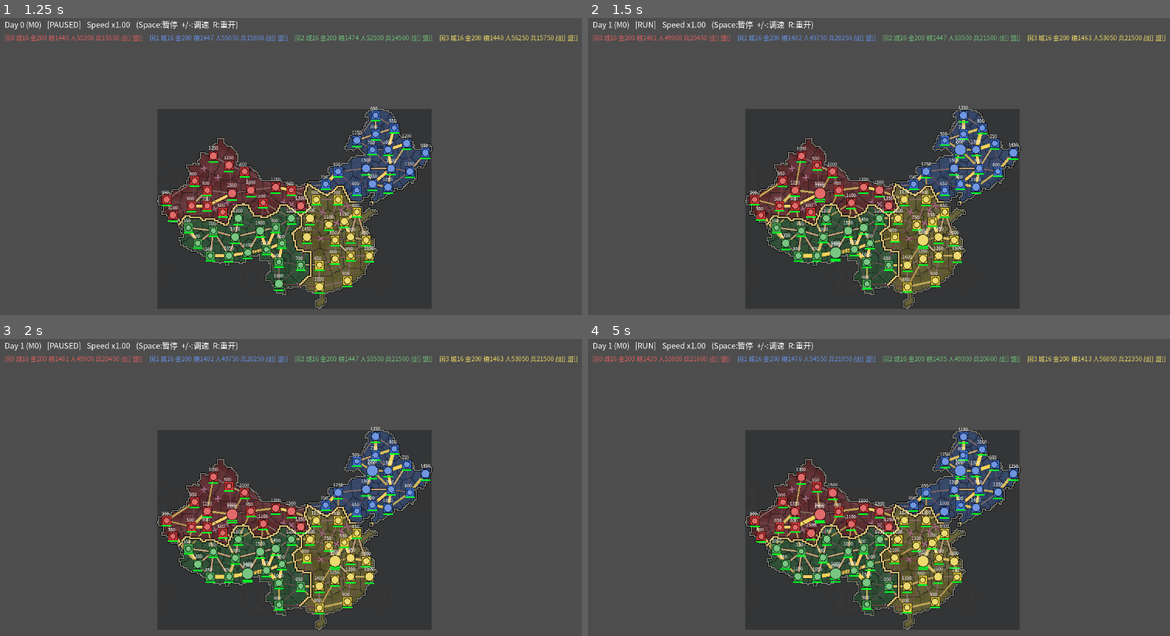
Above: before the commit, frames 1-4 (two rows, left to right).
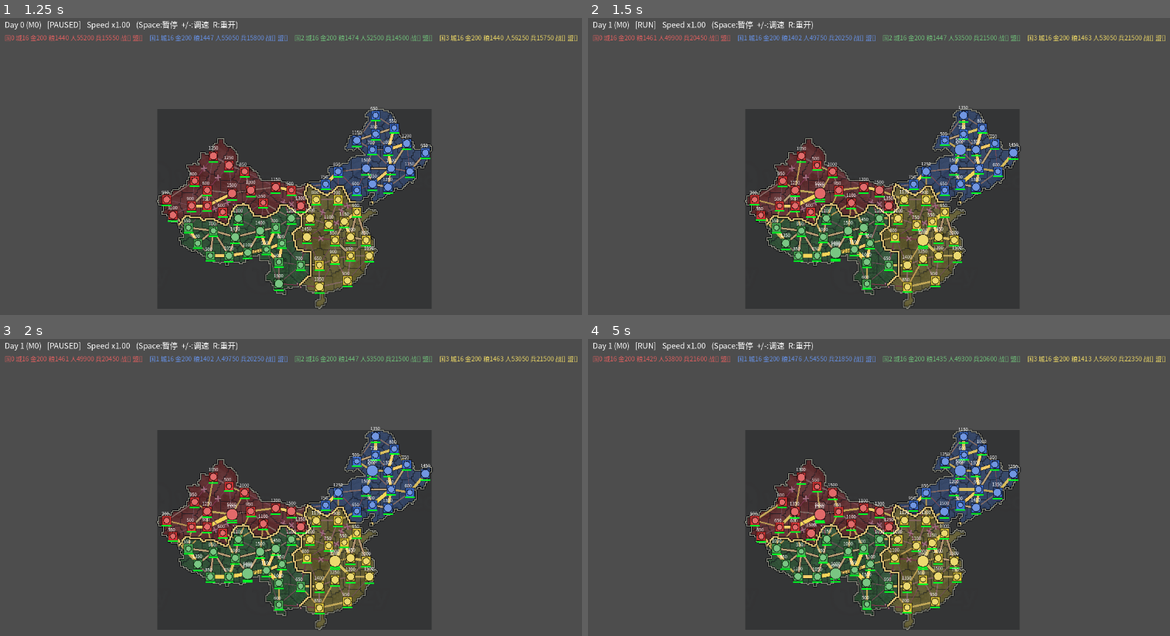
Above: after the commit, the same moments.

Repository: milkmilki/wargame
Game: Godot game, scene res://main.tscn
Two runs of this game, one before a commit and one after it. Both use one fixed random seed, a clock stepped at 60 frames per second and the inputs below.
Inputs:
- Up to frame 1 (1.25 s): tap Enter at 0.5 s; tap R at 0.6 s; tap Space at 0.77 s
- Up to frame 2 (1.5 s): tap Space at 1.25 s; tap R at 1.35 s
- Up to frame 3 (2 s): tap Space at 1.52 s
- Up to frame 4 (5 s): tap Enter at 2, 3.5 s; tap R every 0.75 s from 2.1 to 4.35 s; tap Space at 2.75, 3.02, 3.77, 4.25, 4.52 s

Frame 1 is identical in both runs. In frame 2, 0.2% of the frame differs, in the area x 29-72%, y 36-82%; in frame 3, 0.2%; in frame 4, 0.8%, in the area x 27-74%, y 33-88%.

Commit message:
Fix peace settlements and prioritize main forces

Diff:
--- a/scripts/ai/diplomacy_ai.gd
+++ b/scripts/ai/diplomacy_ai.gd
@@ -89,12 +89,26 @@
 	var nation := state.nations[nation_id]
 	if (
 		nation.unpaid_war_cost > 0
-		or nation.treasury_gold < maxi(int(report["monthly_war_cost"]), 50)
+		or (
+			int(report["monthly_gold_balance"]) < 0
+			and float(report["gold_runway_months"]) < CAMPAIGN_RESERVE_MONTHS
+		)
 	):
-		reasons.append(
-			"国库仅余 %d 金，本月军费缺口 %d"
-			% [nation.treasury_gold, nation.unpaid_war_cost]
-		)
+		if nation.unpaid_war_cost > 0:
+			reasons.append(
+				"国库%d金，本月军费实际缺口%d"
+				% [nation.treasury_gold, nation.unpaid_war_cost]
+			)
+		else:
+			reasons.append(
+				"月入%d、军费%d，国库%d金仅能支撑%.1f个月"
+				% [
+					report["monthly_gold_income"],
+					report["monthly_war_cost"],
+					nation.treasury_gold,
+					report["gold_runway_months"],
+				]
+			)
 	if (
 		float(food_plan["target_runway_years"])
 			< float(food_plan["required_campaign_years"])
@@ -240,12 +254,18 @@
 	var monthly_war_cost := int(ceil(
 		float(troops) / float(GameState.WAR_GOLD_TROOPS_PER_UNIT)
 	))
+	var monthly_gold_balance := monthly_income - monthly_war_cost
+	var monthly_gold_deficit := maxi(-monthly_gold_balance, 0)
 	var monthly_food_demand := int(ceil(
 		float(food_plan["current_monthly_demand"])
 	))
-	var gold_required := maxi(
-		(monthly_war_cost - monthly_income) * CAMPAIGN_RESERVE_MONTHS,
-		MIN_GOLD_RESERVE
+	var gold_required := (
+		maxi(
+			monthly_gold_deficit * CAMPAIGN_RESERVE_MONTHS,
+			MIN_GOLD_RESERVE
+		)
+		if monthly_gold_deficit > 0
+		else 0
 	)
 	var food_required := maxi(
 		monthly_food_demand * CAMPAIGN_RESERVE_MONTHS,
@@ -256,7 +276,16 @@
 		int(ceil(float(troops) * 0.15))
 	)
 	var food_stock := _food_stock(state, nation_id)
-	var gold_ratio := float(nation.treasury_gold) / float(maxi(gold_required, 1))
+	var gold_ratio := (
+		MAX_REPORTED_RUNWAY_YEARS
+		if gold_required <= 0
+		else float(nation.treasury_gold) / float(gold_required)
+	)
+	var gold_runway_months := (
+		MAX_REPORTED_RUNWAY_YEARS * float(MONTHS_PER_YEAR)
+		if monthly_gold_deficit <= 0
+		else float(nation.treasury_gold) / float(monthly_gold_deficit)
+	)
 	var food_ratio := float(food_stock) / float(food_required)
 	var manpower_ratio := float(nation.manpower_pool) / float(manpower_required)
 	var food_coverage_months := float(food_plan["current_runway_years"]) * 12.0
@@ -267,6 +296,8 @@
 		"troops": troops,
 		"monthly_gold_income": monthly_income,
 		"monthly_war_cost": monthly_war_cost,
+		"monthly_gold_balance": monthly_gold_balance,
+		"gold_runway_months": gold_runway_months,
 		"monthly_food_demand": monthly_food_demand,
 		"monthly_food_production": monthly_food_production,
 		"gold_required": gold_required,
@@ -282,7 +313,11 @@
 		"full_strength_annual_balance": food_plan["full_strength_annual_balance"],
 		"full_strength_runway_years": food_plan["full_strength_runway_years"],
 		"ready": (
-			gold_ratio >= 1.0
+			nation.unpaid_war_cost <= 0
+			and (
+				monthly_gold_balance >= 0
+				or gold_runway_months >= CAMPAIGN_RESERVE_MONTHS
+			)
 			and manpower_ratio >= 1.0
 			and (
 				float(food_plan["current_annual_balance"]) >= 0.0
--- a/scripts/core/game_state.gd
+++ b/scripts/core/game_state.gd
@@ -55,8 +55,8 @@
 ## 每个有效栅格像素保存所属 city_id；-1 表示地图轮廓外。
 var province_map_size: Vector2i = Vector2i.ZERO
 var province_ids: PackedInt32Array = PackedInt32Array()
-## 初始归属用于区分“本国底色”和“占领国斜线”，不会随占领变化。
-var initial_city_owners: PackedInt32Array = PackedInt32Array()
+## 法理归属用于区分“本国底色”和“占领国斜线”；和平协议会确认实际控制区。
+var recognized_city_owners: PackedInt32Array = PackedInt32Array()
 ## 短时战略箭头事件：{start_day,end_day,nation_id,target_city,origin_cities,wave}。
 var campaign_visual_events: Array[Dictionary] = []
 
@@ -72,7 +72,7 @@
 	var terrain := TerrainMapGenerator.build(TERRAIN_MAP_PATH, CITY_COUNT)
 	_generate_terrain_cities(terrain)
 	_assign_balanced_nations()
-	_initialize_initial_city_owners()
+	_initialize_recognized_city_owners()
 	_generate_terrain_edges(terrain)
 	_initialize_resource_hubs()
 	_initialize_manpower_pools()
@@ -93,7 +93,7 @@
 	_generate_nations(DiplomaticRelation.WAR)
 	_generate_grid_cities()
 	_generate_grid_provinces()
-	_initialize_initial_city_owners()
+	_initialize_recognized_city_owners()
 	_initialize_manpower_pools()
 	_initialize_capitals_and_warehouses()
 	_generate_grid_edges()
@@ -127,7 +127,7 @@
 	war_objectives.clear()
 	province_map_size = Vector2i.ZERO
 	province_ids = PackedInt32Array()
-	initial_city_owners = PackedInt32Array()
+	recognized_city_owners = PackedInt32Array()
 	campaign_visual_events.clear()
 
 
@@ -213,10 +213,10 @@
 		province_ids[city_id] = city_id
 
 
-func _initialize_initial_city_owners() -> void:
-	initial_city_owners.resize(cities.size())
+func _initialize_recognized_city_owners() -> void:
+	recognized_city_owners.resize(cities.size())
 	for city in cities:
-		initial_city_owners[city.id] = city.owner_nation
+		recognized_city_owners[city.id] = city.owner_nation
 
 
 func _assign_balanced_nations() -> void:
@@ -775,10 +775,31 @@
 	return false
 
 
-func initial_owner_of(city_id: int) -> int:
-	if city_id < 0 or city_id >= initial_city_owners.size():
+func recognized_owner_of(city_id: int) -> int:
+	if city_id < 0 or city_id >= recognized_city_owners.size():
 		return -1
-	return initial_city_owners[city_id]
+	return recognized_city_owners[city_id]
+
+
+## 双边和平只确认交战双方之间的实际控制区，不误处理第三国领土。
+func recognize_occupied_territory(
+	nation_a: int,
+	nation_b: int
+) -> Array[int]:
+	var transferred: Array[int] = []
+	for city in cities:
+		var recognized_owner := recognized_owner_of(city.id)
+		if (
+			city.owner_nation == recognized_owner
+			or city.owner_nation not in [nation_a, nation_b]
+			or recognized_owner not in [nation_a, nation_b]
+		):
+			continue
+		recognized_city_owners[city.id] = city.owner_nation
+		transferred.append(city.id)
+	if not transferred.is_empty():
+		ownership_revision += 1
+	return transferred
 
 
 func add_campaign_visual_event(
--- a/scripts/core/simulation.gd
+++ b/scripts/core/simulation.gd
@@ -63,6 +63,8 @@
 var ai_policy_overrides: Dictionary = {}
 ## A/B 基准注入点：nation_id -> 正常进攻单军最低战力占比；正式游戏使用 UtilityAI 默认值。
 var ai_assault_participant_ratio_overrides: Dictionary = {}
+## A/B 注入点：false 复现同优先级军队按 id 而非主力优先决策。
+var ai_tactical_decision_order_overrides: Dictionary = {}
 ## A/B 基准注入点：false 保留修改前的静态进攻评分。
 var ai_strategic_planning_overrides: Dictionary = {}
 ## A/B 基准注入点：false 保留修改前的 60 天传播威胁守备策略。
@@ -513,6 +515,11 @@
 				)
 				if changed:
 					_end_bilateral_hostilities(nation_a, nation_b)
+					var transferred := state.recognize_occupied_territory(
+						nation_a, nation_b
+					)
+					if not transferred.is_empty():
+						reason += "；和平协议确认%d座城市的领土转移" % transferred.size()
 					state.clear_war_objective(nation_a, nation_b)
 					_clear_finished_war_mobilization(nation_a)
 					_clear_finished_war_mobilization(nation_b)
@@ -841,17 +848,11 @@
 				if state.cities[friendly_endpoint].owner_nation != nation.id:
 					friendly_endpoint = army.move_to
 				coordinator.reserve(friendly_endpoint, army)
-		var decision_order: Array[Army] = view.friendly_armies.duplicate()
-		decision_order.sort_custom(func(a: Army, b: Army) -> bool:
-			var a_front := (
-				snapshot.frontier_cities.has(a.location_city)
-				or snapshot.potential_frontier_cities.has(a.location_city)
-			)
-			var b_front := (
-				snapshot.frontier_cities.has(b.location_city)
-				or snapshot.potential_frontier_cities.has(b.location_city)
-			)
-			return (a_front and not b_front) if a_front != b_front else a.id < b.id
+		var strongest_first := bool(
+			ai_tactical_decision_order_overrides.get(nation.id, true)
+		)
+		var decision_order := _sort_ai_decision_order(
+			view.friendly_armies, snapshot, strongest_first
 		)
 		for army in decision_order:
 			if army.size <= 0:
@@ -871,6 +872,35 @@
 					coordinator.reserve(candidate.target_edge_a, army)
 				elif candidate.target_city != -1:
 					coordinator.reserve(candidate.target_city, army)
+
+
+static func _sort_ai_decision_order(
+	armies: Array[Army],
+	snapshot: StrategicMapSnapshot,
+	strongest_first: bool
+) -> Array[Army]:
+	var result: Array[Army] = armies.duplicate()
+	result.sort_custom(func(a: Army, b: Army) -> bool:
+		var a_front := (
+			snapshot.frontier_cities.has(a.location_city)
+			or snapshot.potential_frontier_cities.has(a.location_city)
+		)
+		var b_front := (
+			snapshot.frontier_cities.has(b.location_city)
+			or snapshot.potential_frontier_cities.has(b.location_city)
+		)
+		if a_front != b_front:
+			return a_front and not b_front
+		if (
+			strongest_first
+			and not is_equal_approx(
+				ArmyPower.effective(a), ArmyPower.effective(b)
+			)
+		):
+			return ArmyPower.effective(a) > ArmyPower.effective(b)
+		return a.id < b.id
+	)
+	return result
 
 
 func _ai_manage_force_structure(
--- a/scripts/view/map_renderer.gd
+++ b/scripts/view/map_renderer.gd
@@ -236,12 +236,12 @@
 			if province_id < 0 or province_id >= game_state.cities.size():
 				continue
 			var current_owner := game_state.cities[province_id].owner_nation
-			var original_owner := game_state.initial_owner_of(province_id)
-			if original_owner < 0:
-				original_owner = current_owner
-			var base := game_state.nations[original_owner].color
+			var recognized_owner := game_state.recognized_owner_of(province_id)
+			if recognized_owner < 0:
+				recognized_owner = current_owner
+			var base := game_state.nations[recognized_owner].color
 			base.a = 0.30
-			if current_owner != original_owner and (x + y) % 9 < 3:
+			if current_owner != recognized_owner and (x + y) % 9 < 3:
 				var occupation := game_state.nations[current_owner].color.lightened(0.18)
 				occupation.a = 0.72
 				base = occupation
--- a/tests/ai_symmetric_duel.gd
+++ b/tests/ai_symmetric_duel.gd
@@ -98,11 +98,9 @@
 	match mode:
 		"current-control":
 			for nation_id in [LEFT_NATION, RIGHT_NATION]:
-				simulation.ai_strategic_planning_overrides[nation_id] = false
-				simulation.ai_adaptive_garrison_overrides[nation_id] = false
+				simulation.ai_tactical_decision_order_overrides[nation_id] = false
 		"improved-right":
-			simulation.ai_strategic_planning_overrides[LEFT_NATION] = false
-			simulation.ai_adaptive_garrison_overrides[LEFT_NATION] = false
+			simulation.ai_tactical_decision_order_overrides[LEFT_NATION] = false
 		"offense-only":
 			simulation.ai_adaptive_garrison_overrides[LEFT_NATION] = false
 			simulation.ai_strategic_planning_overrides[RIGHT_NATION] = false
@@ -112,8 +110,7 @@
 			simulation.ai_strategic_planning_overrides[RIGHT_NATION] = false
 			simulation.ai_adaptive_garrison_overrides[RIGHT_NATION] = false
 		_:
-			simulation.ai_strategic_planning_overrides[RIGHT_NATION] = false
-			simulation.ai_adaptive_garrison_overrides[RIGHT_NATION] = false
+			simulation.ai_tactical_decision_order_overrides[RIGHT_NATION] = false
 
 
 func _build_symmetric_world() -> GameState:
@@ -137,6 +134,7 @@
 		var col := city.coord.x
 		var mirror_col := mini(col, GameState.GRID - 1 - col)
 		city.owner_nation = LEFT_NATION if col < GameState.GRID / 2 else RIGHT_NATION
+		state.recognized_city_owners[city.id] = city.owner_nation
 		city.defense = 12 + (row * 3 + mirror_col * 5) % 17
 		city.manpower_per_month = 7 + (row * 7 + mirror_col * 11) % 8
 		city.gold_per_month = 6 + (row * 2 + mirror_col * 3) % 10
--- a/tests/test_suite.gd
+++ b/tests/test_suite.gd
@@ -222,7 +222,7 @@
 	for city in gs.cities:
 		province_owners_stable = (
 			province_owners_stable
-			and gs.initial_owner_of(city.id) == city.owner_nation
+			and gs.recognized_owner_of(city.id) == city.owner_nation
 		)
 	_check(province_owners_stable, "省份必须保存不随占领变化的初始归属")
 	var province_geometry := MapRenderer.build_province_boundary_segments(gs)
@@ -1567,7 +1567,7 @@
 	# 城市恢复期间若易主，旧城主驻军必须被统一驱逐，不能滞留敌城。
 	starved.state = Army.State.RECOVERING
 	var old_owner := starved.owner_nation
-	var historical_owner := gs.initial_owner_of(c2)
+	var historical_owner := gs.recognized_owner_of(c2)
 	var captor := _make_army(502, (old_owner + 1) % GameState.NATION_COUNT, 1200, 10)
 	gs.armies.append(captor)
 	sim._capture_city(captor, gs.cities[c2])
@@ -1576,7 +1576,7 @@
 	_check(not (starved.state == Army.State.RECOVERING and gs.cities[c2].owner_nation != old_owner),
 		"RECOVERING 军队不得滞留敌方城市")
 	_check(
-		gs.initial_owner_of(c2) == historical_owner
+		gs.recognized_owner_of(c2) == historical_owner
 		and gs.cities[c2].owner_nation != historical_owner,
 		"占领只能改变当前归属，省份初始底色归属必须保持不变"
 	)
@@ -2586,6 +2586,21 @@
 		improved_candidate.kind != ActionCandidate.Kind.ATTACK,
 		"A 改进 AI 应因单军战力不足继续集结，实为 kind=%d reason=%s"
 			% [improved_candidate.kind, improved_candidate.reason]
+	)
+	var legacy_order := Simulation._sort_ai_decision_order(
+		[tiny_participant, assault_support] as Array[Army],
+		participant_snapshot,
+		false
+	)
+	var improved_order := Simulation._sort_ai_decision_order(
+		[tiny_participant, assault_support] as Array[Army],
+		participant_snapshot,
+		true
+	)
+	_check(
+		legacy_order[0] == tiny_participant
+		and improved_order[0] == assault_support,
+		"B 当前战斗 AI 按ID决策；A 改进 AI 应让同层级主力先确定攻势"
 	)
 
 	var breakout_state := GameState.new()
@@ -2912,6 +2927,13 @@
 		encounter_state.battles.size() == 1,
 		"只有一方主动越过边中线并接触对方后才应触发战斗"
 	)
+	var settlement_city := encounter_state.cities_of(1)[0]
+	settlement_city.owner_nation = 0
+	encounter_state.ownership_revision += 1
+	_check(
+		encounter_state.recognized_owner_of(settlement_city.id) == 1,
+		"战争期间实际控制与法理归属不同时应保持占领状态"
+	)
 	encounter_sim._execute_diplomatic_action({
 		"kind": DiplomacyAI.Action.MAKE_PEACE,
 		"a": 0,
@@ -2927,6 +2949,10 @@
 		encounter_state.battles.is_empty() and not fighting_after_peace,
 		"求和必须结束双方活跃战斗并清除 FIGHTING 状态"
 	)
+	_check(
+		encounter_state.recognized_owner_of(settlement_city.id) == 0,
+		"和平协议必须确认双方实际控制城市的领土转移，停止显示占领斜线"
+	)
 	encounter_sim.free()
 
 	var ai_state := GameState.new()
@@ -2961,12 +2987,36 @@
 		"宣战必须选择敌国合法目标城并解释产出和战略价值"
 	)
 	var treasury_before_crisis := ai_state.nations[0].treasury_gold
+	var original_gold_income := {}
+	for city in ai_state.cities_of(0):
+		original_gold_income[city.id] = city.gold_per_month
+	var pre_balance := int(
+		DiplomacyAI.resource_report(ai_state, 0)["monthly_gold_balance"]
+	)
+	if pre_balance < 0:
+		var income_city := ai_state.cities_of(0)[0]
+		income_city.gold_per_month += -pre_balance
 	ai_state.nations[0].treasury_gold = 0
+	var sustainable_zero_treasury := DiplomacyAI.resource_report(ai_state, 0)
+	_check(
+		int(sustainable_zero_treasury["monthly_gold_balance"]) >= 0
+		and bool(sustainable_zero_treasury["ready"])
+		and not "、".join(
+			DiplomacyAI.peace_reasons(ai_state, 0, 1)
+		).contains("国库"),
+		"月收入覆盖军费时，国库余额为0不得被误报为财政危机"
+	)
+	for city in ai_state.cities_of(0):
+		city.gold_per_month = 0
 	_check(
 		not bool(DiplomacyAI.resource_report(ai_state, 0)["ready"])
 		and DiplomacyAI.war_desire(ai_state, 0, 1) == -INF,
-		"国库不足六个月战役储备时不得宣战"
-	)
+		"月现金流为负且国库不足六个月时不得宣战"
+	)
+	for city_id in original_gold_income:
+		ai_state.cities[int(city_id)].gold_per_month = int(
+			original_gold_income[city_id]
+		)
 	ai_state.nations[0].treasury_gold = treasury_before_crisis
 	var preparation_actions := DiplomacyAI.choose_actions(ai_state)
 	var preparation_has_objective := false
Not shown, changed: HANDOFF.md
